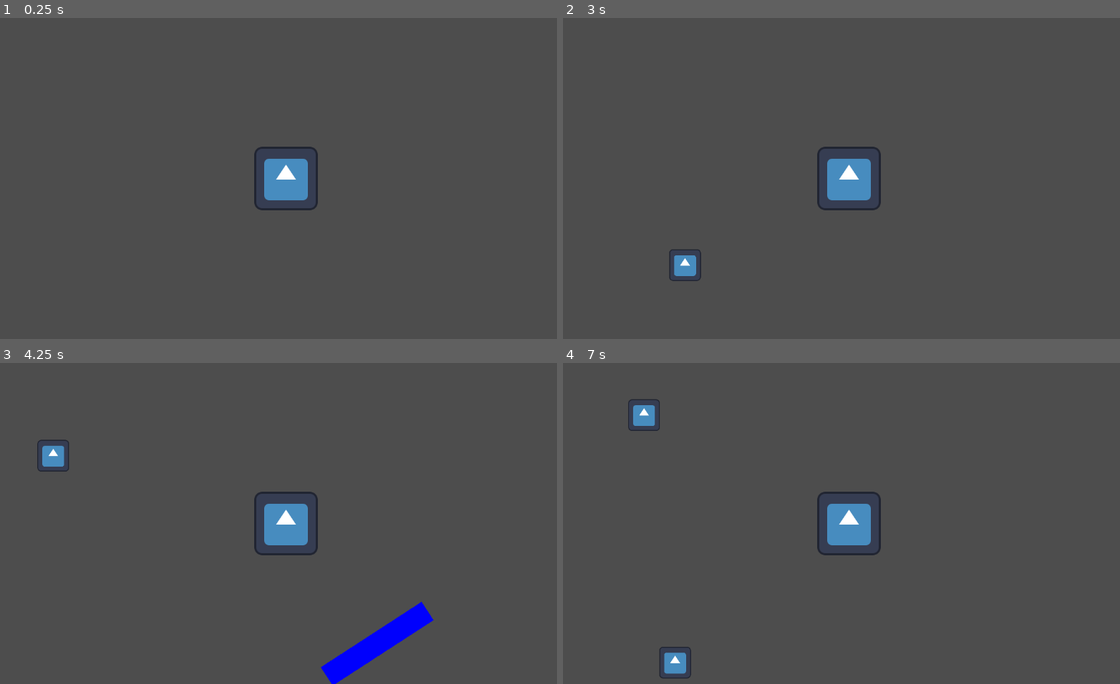
Above: before the commit, frames 1-4 (two rows, left to right).
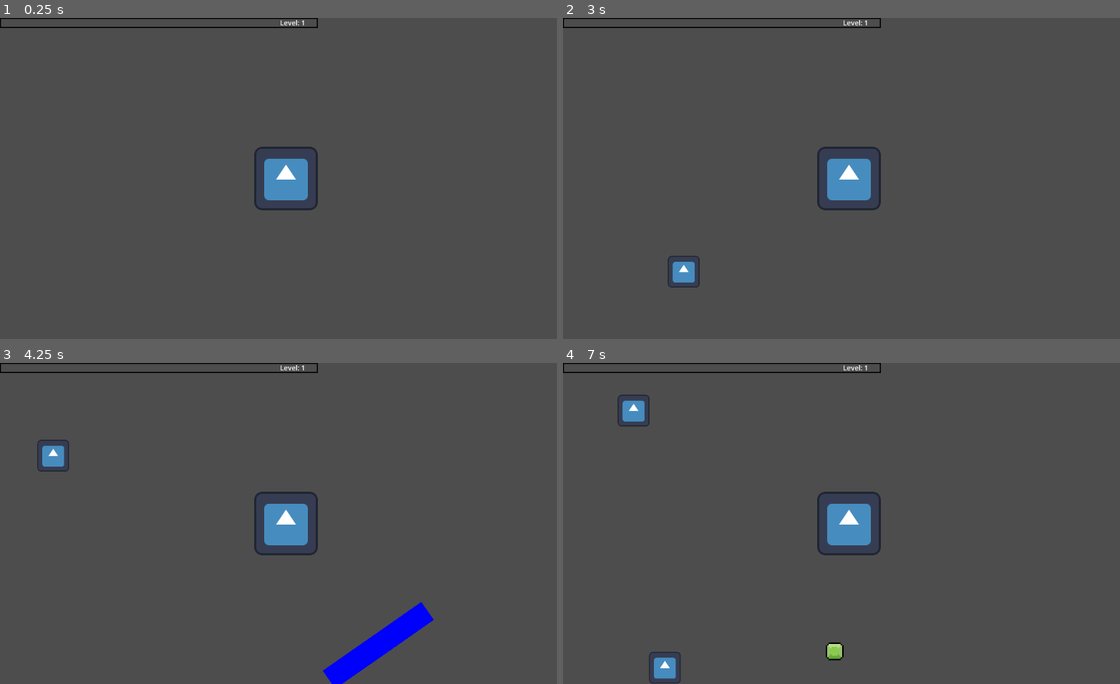
Above: after the commit, the same moments.

Repository: Justin217X/MonsterMash
Game: Godot game, scene res://World/world.tscn
Same seed, same stepped clock (60 frames per second), same inputs: the game is played once before the commit and once after it. This scene is started directly instead of the project's main scene. The engine's default icon, where the game draws it, is replaced by a stand-in: a white triangle on a blue panel in a dark square.
Inputs:
- Up to frame 1 (0.25 s): no input
- Up to frame 2 (3 s): tap Enter at 0.5 s; hold D (right) 0.53-1.28 s; tap Space at 1.25 s; hold S (down) 1.28-2.03 s; hold D (right) 2.03-2.78 s; hold W (up) from 2.78 s (still down)
- Up to frame 3 (4.25 s): release W (up) at 3.53 s; hold A (left) from 3.53 s (still down)
- Up to frame 4 (7 s): release A (left) at 5.03 s; hold S (down) 5.03-5.78 s; hold D (right) 5.78-6.53 s; hold W (up) from 6.53 s (still down)

The runs differ from the first frame. In frame 1, 0.6% of the frame differs, in the area x 0-58%, y 0-4%; in frame 2, 0.9%; in frame 3, 0.9%; in frame 4, 1.6%, in the area x 0-58%, y 0-100%.

Commit message:
Created and Implemented Experience
- Created and implemented experience.
- Implemented experience bar to functionally increase progress when picking up experience. Leveling up also resets progress bar.
- Experience gems of higher quality will spawn in later as experience level goes up.
- Experience gem pngs were added for future animating.
- Set Up audio player to facilitate future implementation.
- Enemies now drop experience gems
- Enemies now get knocked back from an attack
- Implemented a HitOnce Function so that enemies wont get hit twice by the same attack due to knockback.

Diff:
--- a/Enemy/enemy.gd
+++ b/Enemy/enemy.gd
@@ -3,17 +3,38 @@
 
 @export var movement_speed = 20.0
 @export var hp = 10
-var player_position
+@export var experience = 1
+@export var knockback_recovery = 3.5
+
+var knockback = Vector2.ZERO
 
 @onready var player = get_tree().get_first_node_in_group("player")
+@onready var loot_base = get_tree().get_first_node_in_group("loot")
+
+var exp_gem = preload("res://Objects/experience_gem.tscn")
+
+signal remove_from_array(object)
+
 
 func _physics_process(_delta):
+	knockback = knockback.move_toward(Vector2.ZERO, knockback_recovery)
 	var direction = global_position.direction_to(player.global_position)
-	velocity = direction*movement_speed
+	velocity = direction * movement_speed
+	velocity += knockback
 	move_and_slide()
 
+func death():
+	var new_gem = exp_gem.instantiate()
+	new_gem.global_position = global_position
+	new_gem.experience = experience
+	loot_base.call_deferred("add_child", new_gem)
+	queue_free()
 
-func _on_hurt_box_hurt(damage):
+func _on_hurt_box_hurt(damage, angle, knockback_amount):
 	hp -= damage
+	knockback = angle * knockback_amount
 	if hp <= 0:
-		queue_free()
+		emit_signal("remove_from_array", self)
+		death()
+	else:
+		pass #Play hit sound here
--- a/Enemy/enemy.tscn
+++ b/Enemy/enemy.tscn
@@ -31,6 +31,7 @@
 [node name="HurtBox" parent="." instance=ExtResource("3_jfcag")]
 visible = false
 collision_mask = 4
+HurtBoxType = 1
 
 [node name="CollisionShape2D" parent="HurtBox" index="0"]
 shape = SubResource("RectangleShape2D_0v5yx")
--- /dev/null
+++ b/Objects/experience_gem.gd
@@ -0,0 +1,38 @@
+extends Area2D
+
+@export var experience = 1
+
+var sprite_green_gem = preload("res://assets/green_gem.png")
+var sprite_blue_gem = preload("res://assets/blue_gem.png")
+var sprite_red_gem = preload("res://assets/red_gem.png")
+
+var target = null
+var speed = -1
+
+@onready var sprite = $Sprite2D
+@onready var collision = $CollisionShape2D
+@onready var sound = $AudioStreamPlayer
+
+func _ready():
+	if experience < 5:
+		return
+	elif experience < 25:
+		sprite.texture = sprite_blue_gem
+	else:
+		sprite.texture = sprite_red_gem
+
+
+func _physics_process(delta):
+	if target != null:
+		global_position = global_position.move_toward(target.global_position, speed)
+		speed += 2 * delta
+
+func collect():
+	sound.play()
+	collision.call_deferred("set", "disabled", true)
+	sprite.visible = false
+	return experience
+
+
+func _on_audio_stream_player_finished(): #for future sound
+	queue_free()
--- /dev/null
+++ b/Objects/experience_gem.tscn
@@ -0,0 +1,68 @@
+[gd_scene load_steps=7 format=3 uid="uid://0tdkfmm1y551"]
+
+[ext_resource type="Script" path="res://Objects/experience_gem.gd" id="1_8mxwk"]
+[ext_resource type="Texture2D" uid="uid://crsum41fhae7g" path="res://assets/green_gem.png" id="2_nwg5u"]
+
+[sub_resource type="Animation" id="Animation_3k6uu"]
+resource_name = "GemShine"
+length = 2.0
+loop_mode = 1
+tracks/0/type = "value"
+tracks/0/imported = false
+tracks/0/enabled = true
+tracks/0/path = NodePath(".:frame")
+tracks/0/interp = 1
+tracks/0/loop_wrap = true
+tracks/0/keys = {
+"times": PackedFloat32Array(0, 0.0333333, 0.0666667, 0.1, 0.133333, 0.166667, 0.2, 0.233333, 0.266667, 0.3),
+"transitions": PackedFloat32Array(1, 1, 1, 1, 1, 1, 1, 1, 1, 1),
+"update": 1,
+"values": [0, 1, 2, 3, 4, 5, 6, 7, 8, 0]
+}
+
+[sub_resource type="Animation" id="Animation_b6jsl"]
+length = 0.001
+tracks/0/type = "value"
+tracks/0/imported = false
+tracks/0/enabled = true
+tracks/0/path = NodePath(".:frame")
+tracks/0/interp = 1
+tracks/0/loop_wrap = true
+tracks/0/keys = {
+"times": PackedFloat32Array(0),
+"transitions": PackedFloat32Array(1),
+"update": 1,
+"values": [0]
+}
+
+[sub_resource type="AnimationLibrary" id="AnimationLibrary_2aykn"]
+_data = {
+"GemShine": SubResource("Animation_3k6uu"),
+"RESET": SubResource("Animation_b6jsl")
+}
+
+[sub_resource type="RectangleShape2D" id="RectangleShape2D_018rn"]
+size = Vector2(40, 40)
+
+[node name="ExperienceGem" type="Area2D" groups=["loot"]]
+collision_layer = 8
+collision_mask = 0
+script = ExtResource("1_8mxwk")
+
+[node name="Sprite2D" type="Sprite2D" parent="."]
+position = Vector2(2.98023e-08, 0)
+scale = Vector2(3, 3)
+texture = ExtResource("2_nwg5u")
+vframes = 9
+
+[node name="AnimationPlayer" type="AnimationPlayer" parent="Sprite2D"]
+libraries = {
+"": SubResource("AnimationLibrary_2aykn")
+}
+
+[node name="CollisionShape2D" type="CollisionShape2D" parent="."]
+shape = SubResource("RectangleShape2D_018rn")
+
+[node name="AudioStreamPlayer" type="AudioStreamPlayer" parent="."]
+
+[connection signal="finished" from="AudioStreamPlayer" to="." method="_on_audio_stream_player_finished"]
--- a/Player/Attack/ice_spear.gd
+++ b/Player/Attack/ice_spear.gd
@@ -4,13 +4,14 @@
 var hp = 1
 var speed = 100
 var damage = 5
-var knock_amount = 100
+var knockback_amount = 100
 var attack_size = 1.0
 
 var target = Vector2.ZERO
 var angle = Vector2.ZERO
 
 @onready var player = get_tree().get_first_node_in_group("player")
+signal remove_from_array(object)
 
 func _ready():
 	angle = global_position.direction_to(target)
@@ -20,7 +21,7 @@
 			hp = 1
 			speed = 100
 			damage = 5
-			knock_amount = 100
+			knockback_amount = 100
 			attack_size = 1.0
 
 	var tween = create_tween()
@@ -33,8 +34,10 @@
 func enemy_hit(charge = 1):
 	hp -= charge
 	if hp <= 0:
+		emit_signal("remove_from_array", self)
 		queue_free()
 
 
 func _on_timer_timeout():
+	emit_signal("remove_from_array", self)
 	queue_free() # After 10s (as set in timer) the ice spear will be deleted
--- a/Player/player.gd
+++ b/Player/player.gd
@@ -3,6 +3,10 @@
 
 var movement_speed = 400.0
 var hp = 80
+
+var experience = 0
+var experience_level = 1
+var collected_experience = 0
 
 # Attacks
 var iceSpear = preload("res://Player/Attack/ice_spear.tscn")
@@ -20,8 +24,14 @@
 #Enemy Related
 var enemy_close = []
 
+#GUI
+@onready var expBar = get_node("%ExperienceBar")
+@onready var lblLevel = get_node("%Label_Level")
+
 func _ready():
 	attack()
+	set_expBar(experience, calculate_experiencecap())
+
 
 
 func _physics_process(delta):
@@ -40,7 +50,7 @@
 		if iceSpearTimer.is_stopped():
 			iceSpearTimer.start()
 
-func _on_hurt_box_hurt(damage):
+func _on_hurt_box_hurt(damage, _angle, _knockback):
 	hp -= damage
 	print(hp)
 
@@ -78,3 +88,44 @@
 func _on_enemy_detection_area_body_exited(body: Node2D) -> void:
 	if enemy_close.has(body):
 		enemy_close.erase(body)
+
+
+func _on_grab_area_area_entered(area: Area2D) -> void:
+	if area.is_in_group("loot"):
+		area.target = self
+
+func _on_collect_area_area_entered(area: Area2D) -> void:
+	if area.is_in_group("loot"):
+		var gem_exp = area.collect()
+		calculate_experience(gem_exp)
+
+func calculate_experience(gem_exp):
+	var exp_required = calculate_experiencecap()
+	collected_experience += gem_exp
+	if experience + collected_experience >= exp_required: #check if level up
+		collected_experience -= exp_required - experience
+		experience_level += 1
+		lblLevel.text = str("Level: ", experience_level)
+		experience = 0
+		exp_required = calculate_experiencecap()
+		calculate_experience(0) # Required to Level Up multiple times with excess experience
+	else:
+		experience += collected_experience
+		collected_experience = 0
+
+	set_expBar(experience, exp_required)
+
+func calculate_experiencecap():
+	var exp_cap = experience_level
+	if experience_level < 20:
+		exp_cap = experience_level * 5
+	elif experience_level < 40:
+		exp_cap = 95 * (experience_level - 19) * 8
+	else:
+		exp_cap = 255 + (experience_level - 39) * 12
+
+	return exp_cap
+
+func set_expBar(set_value = 1, set_max_value = 100):
+	expBar.value = set_value
+	expBar.max_value = set_max_value
--- a/Player/player.tscn
+++ b/Player/player.tscn
@@ -1,8 +1,11 @@
-[gd_scene load_steps=7 format=3 uid="uid://d1gjhqwn3oxaj"]
+[gd_scene load_steps=12 format=3 uid="uid://d1gjhqwn3oxaj"]
 
 [ext_resource type="Script" path="res://Player/player.gd" id="1_7okhk"]
 [ext_resource type="Texture2D" uid="uid://cc5amojnwk0dk" path="res://icon.svg" id="2_52iq4"]
 [ext_resource type="PackedScene" uid="uid://bkemc1h4oq8c2" path="res://Utility/hurt_box.tscn" id="3_pr3sp"]
+[ext_resource type="Texture2D" uid="uid://dh4gn31tywb3" path="res://assets/exp_background.png" id="4_r4gkh"]
+[ext_resource type="Texture2D" uid="uid://b0f7jvgjtk2f6" path="res://assets/exp_progress.png" id="5_cxs43"]
+[ext_resource type="Texture2D" uid="uid://uy5th1728in8" path="res://assets/ElderAsset1.2.png" id="6_vbv1a"]
 
 [sub_resource type="RectangleShape2D" id="RectangleShape2D_2jeav"]
 size = Vector2(116, 117)
@@ -12,6 +15,11 @@
 
 [sub_resource type="CircleShape2D" id="CircleShape2D_mhmwj"]
 radius = 664.019
+
+[sub_resource type="CircleShape2D" id="CircleShape2D_2m07c"]
+radius = 50.0
+
+[sub_resource type="CircleShape2D" id="CircleShape2D_p38sh"]
 
 [node name="Player" type="CharacterBody2D" groups=["player"]]
 motion_mode = 1
@@ -42,6 +50,7 @@
 wait_time = 0.075
 
 [node name="EnemyDetectionArea" type="Area2D" parent="."]
+visible = false
 collision_layer = 4
 collision_mask = 4
 monitorable = false
@@ -49,10 +58,59 @@
 [node name="CollisionShape2D" type="CollisionShape2D" parent="EnemyDetectionArea"]
 shape = SubResource("CircleShape2D_mhmwj")
 
+[node name="GrabArea" type="Area2D" parent="."]
+collision_layer = 0
+collision_mask = 8
+
+[node name="CollisionShape2D" type="CollisionShape2D" parent="GrabArea"]
+shape = SubResource("CircleShape2D_2m07c")
+
+[node name="CollectArea" type="Area2D" parent="."]
+collision_layer = 0
+collision_mask = 8
+
+[node name="CollisionShape2D" type="CollisionShape2D" parent="CollectArea"]
+shape = SubResource("CircleShape2D_p38sh")
+
+[node name="GUILayer" type="CanvasLayer" parent="."]
+
+[node name="GUI" type="Control" parent="GUILayer"]
+layout_mode = 3
+anchors_preset = 0
+offset_right = 640.0
+offset_bottom = 360.0
+
+[node name="ExperienceBar" type="TextureProgressBar" parent="GUILayer/GUI"]
+unique_name_in_owner = true
+layout_mode = 0
+offset_right = 640.0
+offset_bottom = 360.0
+texture_under = ExtResource("4_r4gkh")
+texture_progress = ExtResource("5_cxs43")
+
+[node name="Label_Level" type="Label" parent="GUILayer/GUI/ExperienceBar"]
+unique_name_in_owner = true
+layout_mode = 0
+offset_left = 540.0
+offset_right = 640.0
+offset_bottom = 20.0
+theme_override_font_sizes/font_size = 14
+text = "Level: 1"
+horizontal_alignment = 1
+vertical_alignment = 2
+
+[node name="Sprite2D2" type="Sprite2D" parent="."]
+visible = false
+texture = ExtResource("6_vbv1a")
+region_enabled = true
+region_rect = Rect2(10.2362, 477.133, 281.751, 59.8164)
+
 [connection signal="hurt" from="HurtBox" to="." method="_on_hurt_box_hurt"]
 [connection signal="timeout" from="Attack/IceSpearTimer" to="." method="_on_ice_spear_timer_timeout"]
 [connection signal="timeout" from="Attack/IceSpearTimer/IceSpearAttackTimer" to="." method="_on_ice_spear_attack_timer_timeout"]
 [connection signal="body_entered" from="EnemyDetectionArea" to="." method="_on_enemy_detection_area_body_entered"]
 [connection signal="body_exited" from="EnemyDetectionArea" to="." method="_on_enemy_detection_area_body_exited"]
+[connection signal="area_entered" from="GrabArea" to="." method="_on_grab_area_area_entered"]
+[connection signal="area_entered" from="CollectArea" to="." method="_on_collect_area_area_entered"]
 
 [editable path="HurtBox"]
--- a/Utility/hurt_box.gd
+++ b/Utility/hurt_box.gd
@@ -5,7 +5,9 @@
 @onready var collision = $CollisionShape2D
 @onready var disableTimer = $DisableTimer
 
-signal hurt(damage)
+signal hurt(damage, angle, knockback)
+
+var hit_once_array = []
 
 func _on_area_entered(area):
 	if area.is_in_group("attack"):
@@ -15,15 +17,30 @@
 					collision.call_deferred("set", "disabled", true)
 					disableTimer.start()
 				1: #HitOnce
-					pass
+					if hit_once_array.has(area) == false:
+						hit_once_array.append(area)
+						if area.has_signal("remove_from_array"):
+							if not area.is_connected("remove_from_array", Callable(self, "remove_from_list")):
+								area.connect("remove_from_array", Callable(self, "remove_from_list"))
+					else:
+						return
 				2: #DisableHitBox
 					if area.has_method("tempdisable"):
 						area.tempdisable()
 			var damage = area.damage
-			emit_signal("hurt", damage)
+			var angle = Vector2.ZERO
+			var knockback = 1
+			if not area.get("angle") == null:
+				angle = area.angle
+			if not area.get("knockback_amount") == null:
+				knockback = area.knockback_amount
+			emit_signal("hurt", damage, angle, knockback)
 			if area.has_method("enemy_hit"):
 				area.enemy_hit(1)
 
+func remove_from_list(object):
+	if hit_once_array.has(object):
+		hit_once_array.erase(object)
 
 func _on_disable_timer_timeout():
 	collision.call_deferred("set", "disabled", false)
--- a/World/world.tscn
+++ b/World/world.tscn
@@ -21,3 +21,5 @@
 
 [node name="EnemySpawner" parent="." instance=ExtResource("2_kag20")]
 spawns = Array[ExtResource("3_h5bwr")]([SubResource("Resource_7adbp")])
+
+[node name="Loot" type="Node2D" parent="." groups=["loot"]]
--- a/project.godot
+++ b/project.godot
@@ -19,6 +19,7 @@
 
 player="this is the player only"
 attack=""
+loot=""
 
 [input]
 
@@ -43,13 +44,13 @@
 ]
 }
 
-[rendering]
-
-textures/canvas_textures/default_texture_filter=0
-
 [layer_names]
 
 2d_physics/layer_1="World"
 2d_physics/layer_2="Player"
 2d_physics/layer_3="Enemy"
 2d_physics/layer_4="Loot"
+
+[rendering]
+
+textures/canvas_textures/default_texture_filter=0
Binary file added: assets/blue_gem.png
Not shown, added: assets/blue_gem.png.import
Binary file added: assets/exp_background.png
Not shown, added: assets/exp_background.png.import
Binary file added: assets/exp_progress.png
Not shown, added: assets/exp_progress.png.import
Not shown, added: assets/gems.png.import
Binary file added: assets/green_gem.png
Not shown, added: assets/green_gem.png.import
Binary file added: assets/red_gem.png
Not shown, added: assets/red_gem.png.import
